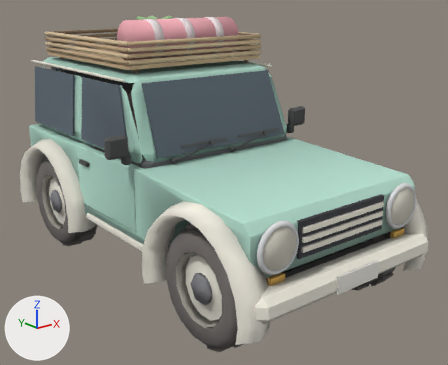
What one commit did to the glTF model props/jeep/jeep_toy.glb.
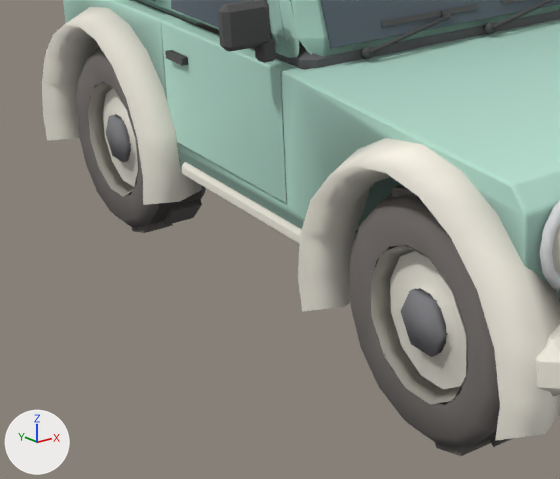
Each version is shown whole from a camera (50 mm lens) standing at (-3.0, -4.13, 2.32) and looking at (0.18, -0.16, 0.73), then close up on the part from 0% to 59% of the width and 37% to 100% of the height. Every picture has the same lights, and +X, +Y and +Z are marked at lower left. The older version's two pictures come first. Where no turn or scale is listed for an object, it has been applied to the vertices. Vertices at exactly the same position are counted once.

Objects in the first close-up: 'DoorD', 'Glass', 'GlassD', 'Jeep' and 1 more.
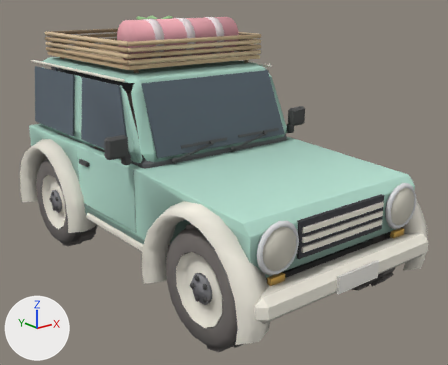
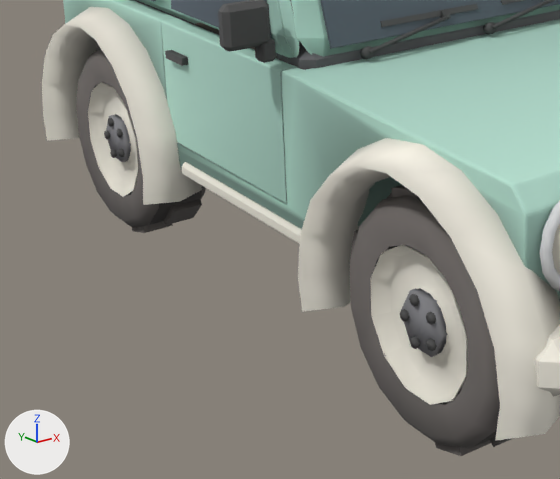
What differs and where, as boxes (x1, y1, x2, y2) in the close-ups (560 x 479 px):
part 1 of me_prism, added
    after: (399, 309, 410, 322)
part 2 of me_prism, added
    after: (409, 294, 419, 307)
part 3 of me_prism, added
    after: (426, 312, 436, 325)
part 4 of me_prism, added
    after: (426, 338, 437, 351)
part 5 of me_prism, added
    after: (410, 336, 420, 349)
part 6 of me_prism, added
    after: (104, 131, 110, 139)
part 7 of me_prism, added
    after: (108, 118, 114, 126)
part 8 of me_prism, added
    after: (117, 129, 123, 138)
part 9 of me_prism, recoloured
    both: (88, 82, 468, 405)

The change in detail:
me_prism is used by ob_jeep; location (0.0, 0.0, 0.0).
me_prism had 3546 vertices, 6275 faces and spanned x -0.94..0.94, y -1.79..1.78, z 0.0..2.08.
me_prism now has 3786 vertices, 6675 faces and spans x -0.94..0.94, y -1.79..1.78, z 0.0..2.08.
me_prism part 1: a new loose piece, a 6-sided cylinder along x spanning x -0.834..-0.809, y -1.097..-1.058, z 0.413..0.447, in mat_baked.
me_prism part 2: a new loose piece, a 6-sided cylinder along x spanning x -0.834..-0.809, y -1.15..-1.112, z 0.487..0.52, in mat_baked.
me_prism part 3: a new loose piece, a 6-sided cylinder along x spanning x -0.834..-0.809, y -1.237..-1.198, z 0.459..0.492, in mat_baked.
me_prism part 4: a new loose piece, a 6-sided cylinder along x spanning x -0.834..-0.809, y -1.237..-1.198, z 0.368..0.401, in mat_baked.
me_prism part 5: a new loose piece, a 6-sided cylinder along x spanning x -0.834..-0.809, y -1.15..-1.112, z 0.34..0.373, in mat_baked.
me_prism part 6: a new loose piece, a 6-sided cylinder along x spanning x -0.834..-0.809, y 1.153..1.192, z 0.413..0.447, in mat_baked.
me_prism part 7: a new loose piece, a 6-sided cylinder along x spanning x -0.834..-0.809, y 1.1..1.138, z 0.487..0.52, in mat_baked.
me_prism part 8: a new loose piece, a 6-sided cylinder along x spanning x -0.834..-0.809, y 1.013..1.052, z 0.459..0.492, in mat_baked.
me_prism part 9: 1109 kept faces spanning x -0.94..0.94, y -1.79..1.78, z 0.04..2.08 get new vertex colours.
Other edits to the shape of me_prism do not show in these pictures.
